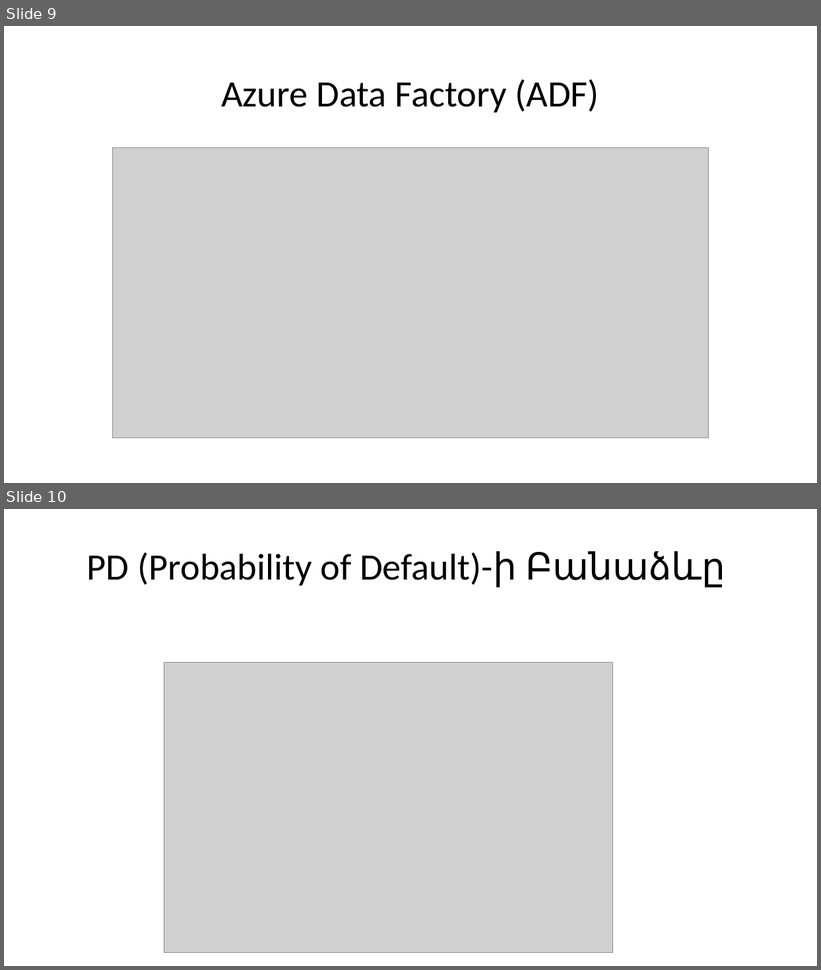
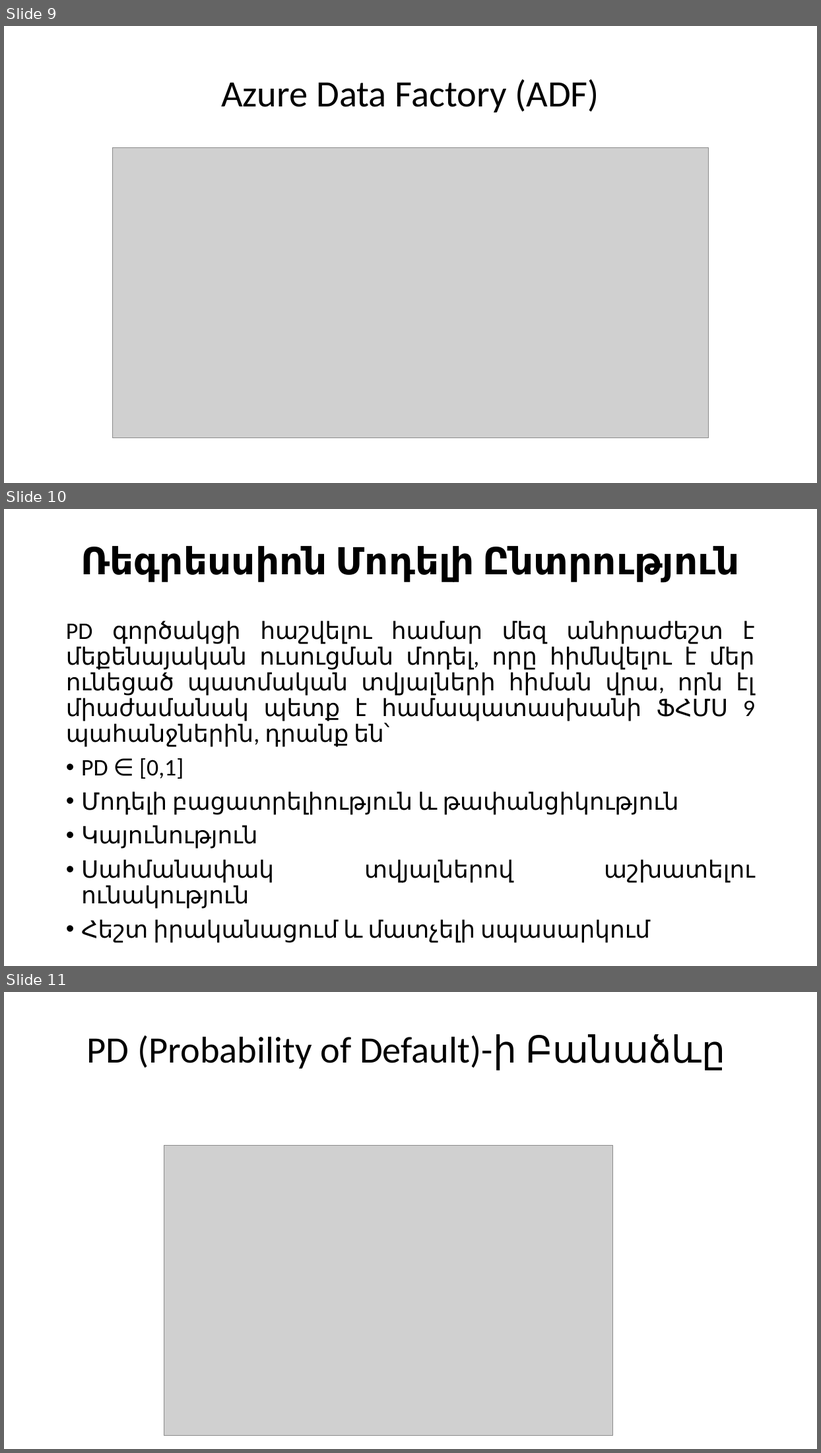
Before and after one commit to HHayk004/Diplomayin, a slide deck: Tokosavorum_2.pptx. Shown one above the other, each under a label of ours: slides 9 and 10 before the commit, slides 9, 10 and 11 after it. The pictures are 821x970 and 821x1453 pixels, drawn with LibreOffice and Linux fonts; fonts in the diff are those of the drawing; grey boxes stand for pictures. Boxes give left, top, right and bottom in pixels: in the first picture for what was removed or moved away, otherwise in the second. Text is boxed around its words. In the diff, an @@ line names an element or a change of style, - is before the commit and + after.

Commit message:
updating presentation

```diff
--- a/Tokosavorum_2.pptx
+++ b/Tokosavorum_2.pptx
@@ slide 10 added at [4,509,817,966], background #FFFFFF @@
@@ title added at [81,546,740,583], 44 pt, text #000000, bold @@
+Ռեգրեսսիոն Մոդելի Ընտրություն
@@ text added at [66,621,755,943], 28 pt, text #000000 @@
+PD գործակցի հաշվելու համար մեզ անհրաժեշտ է մեքենայական ուսուցման մոդել, որը հիմնվելու է մեր ունեցած պատմական տվյալների հիման վրա, որն էլ միաժամանակ պետք է համապատասխանի ՖՀՄՍ 9 պահանջներին, դրանք են՝
+• PD ∈ [0,1]
+• Մոդելի բացատրելիություն և թափանցիկություն
+• Կայունություն
+• Սահմանափակ տվյալներով աշխատելու ունակություն
+• Հեշտ իրականացում և մատչելի սպասարկում
@@ what was slide 10 is now slide 11 @@
```
